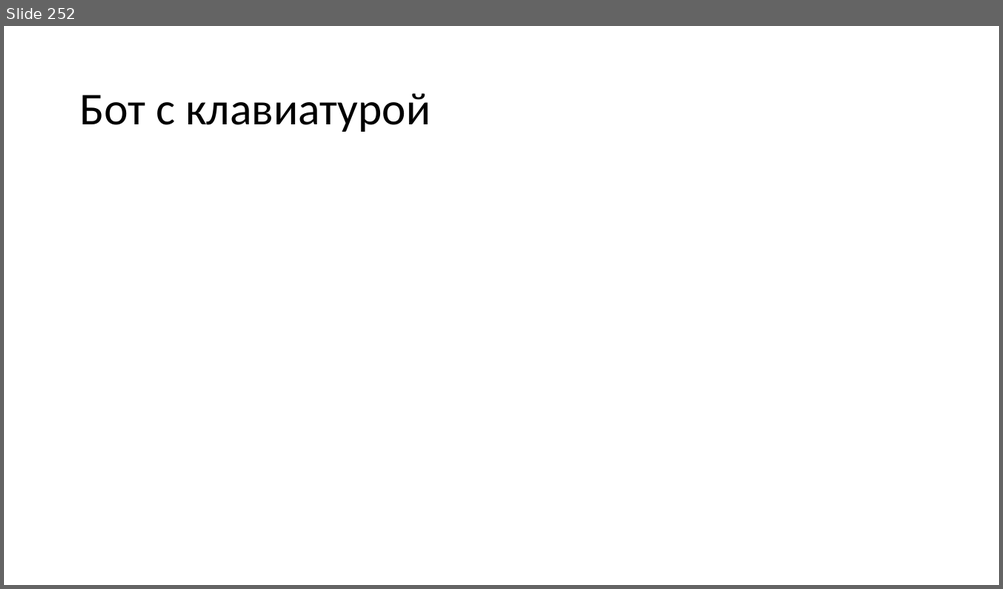
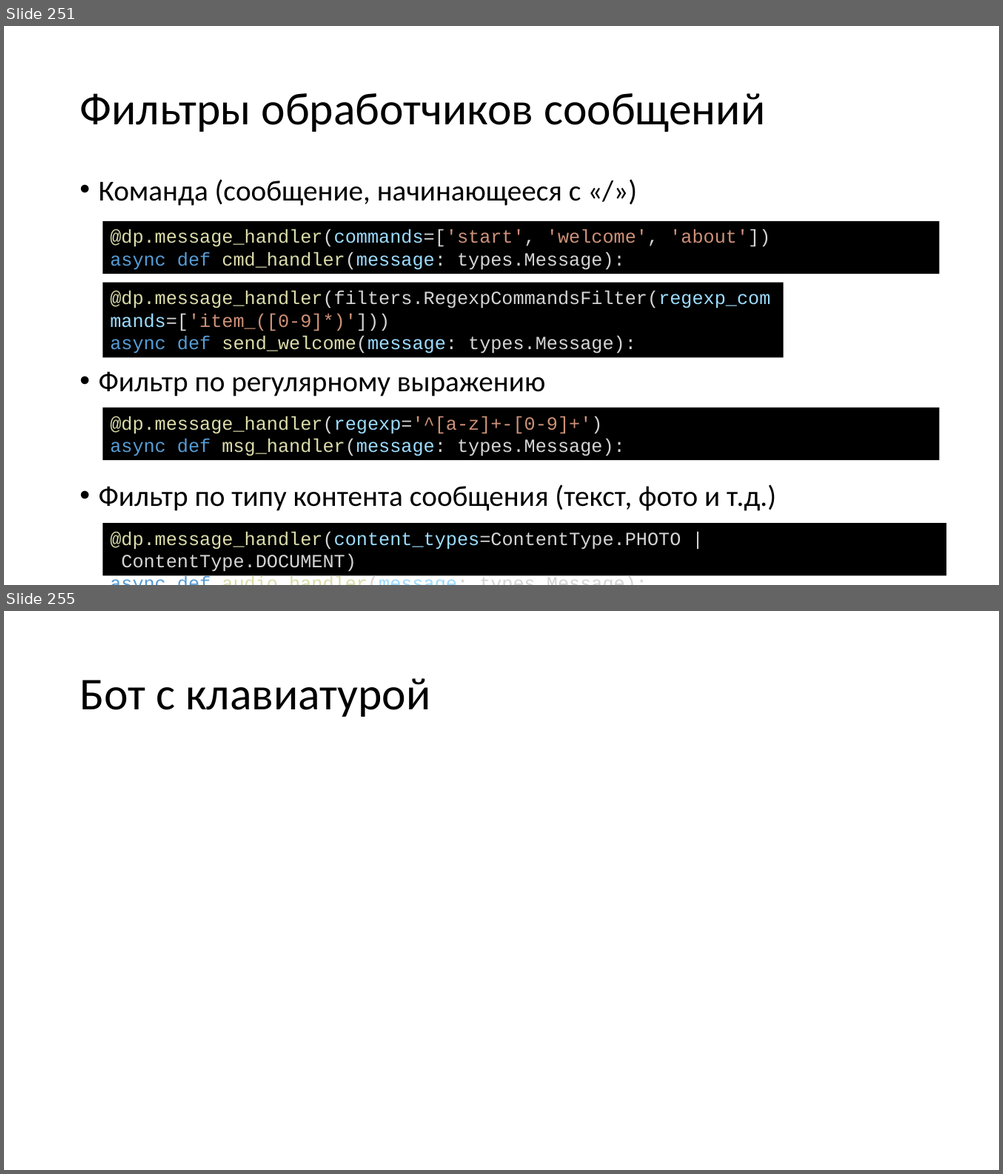
Before and after one commit to paveltsytovich/telegram-course, a slide deck: Presentation/Разработка ботов для телеграмм на Python.pptx. Shown one above the other, each under a label of ours: slide 252 before the commit, slides 251 and 255 after it; the slides between them are not shown. The pictures are 1003x589 and 1003x1174 pixels, drawn with LibreOffice and Linux fonts; fonts in the diff are those of the drawing. Boxes give left, top, right and bottom in pixels: in the first picture for what was removed or moved away, otherwise in the second. Text is boxed around its words. In the diff, an @@ line names an element or a change of style, - is before the commit and + after.

```diff
--- a/Presentation/Разработка ботов для телеграмм на Python.pptx
+++ b/Presentation/Разработка ботов для телеграмм на Python.pptx
@@ slide 251 added at (4,26,999,585), background #FFFFFF @@
@@ title added at (79,93,765,132), 44 pt, text #000000 @@
+Фильтры обработчиков сообщений
@@ text added at (99,179,776,511), 28 pt, text #000000 @@
+• Команда (сообщение, начинающееся с «/»)
+• Фильтр по регулярному выражению
+• Фильтр по типу контента сообщения (текст, фото и т.д.)
@@ rectangle added at (102,221,939,275), fill #000000, 18 pt, text #DCDCAA @@
+@dp.message_handler(commands=['start', 'welcome', 'about'])
+async def cmd_handler(message: types.Message):
@@ rectangle added at (102,283,783,358), fill #000000, 18 pt, text #D4D4D4 @@
+@dp.message_handler(filters.RegexpCommandsFilter(regexp_commands=['item_([0-9]*)']))
+async def send_welcome(message: types.Message):
@@ rectangle added at (102,408,939,461), fill #000000, 18 pt, text #DCDCAA @@
+@dp.message_handler(regexp='^[a-z]+-[0-9]+')
+async def msg_handler(message: types.Message):
@@ rectangle added at (102,524,946,577), fill #000000, 18 pt, text #D4D4D4 @@
+@dp.message_handler(content_types=ContentType.PHOTO | ContentType.DOCUMENT)
+async def audio_handler(message: types.Message):
@@ what was slide 252 is now slide 255 @@
```
Also in this commit, not shown: 2 slides changed, 2 other slides added.
